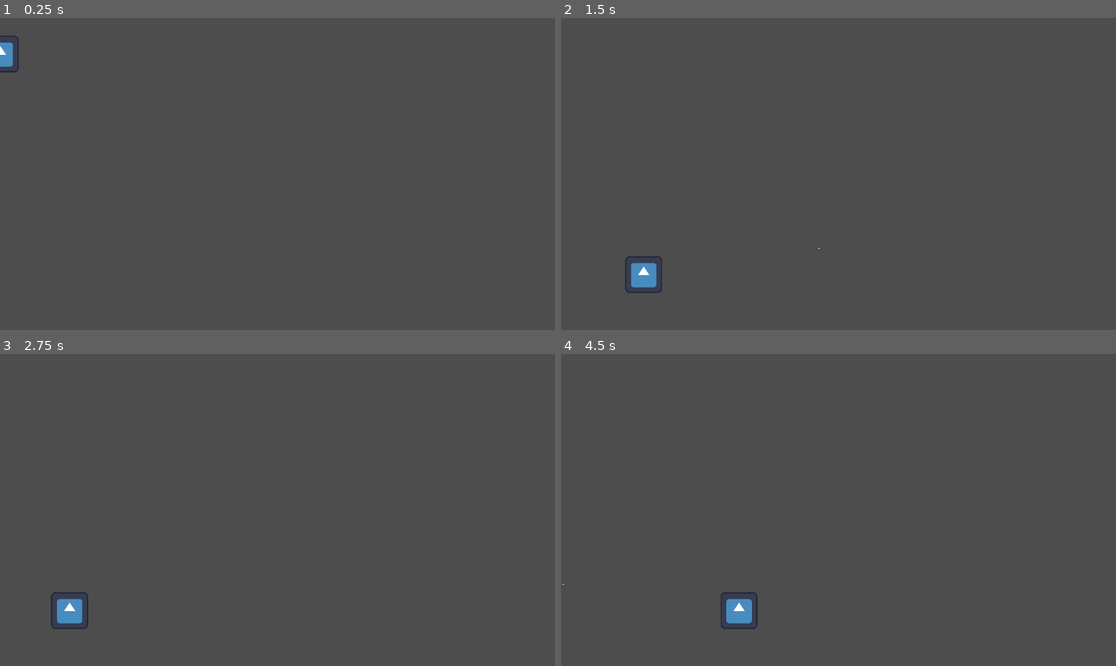
Above: before the commit, frames 1-4 (two rows, left to right).
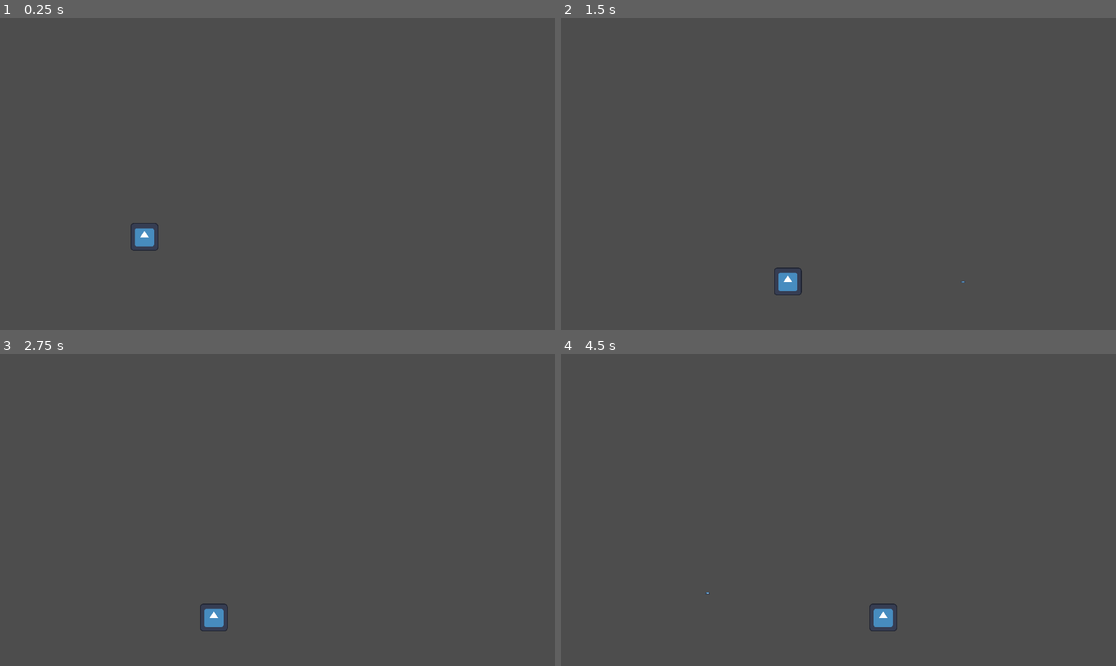
Above: after the commit, the same moments.

Repository: bkerz/shooter
Game: Godot game, scene res://main.tscn
The game is run twice, just before and just after one commit, with the same random seed, the same clock (stepped at 60 frames per second) and the same inputs. The engine's default icon, where the game draws it, is replaced by a stand-in: a white triangle on a blue panel in a dark square.
Inputs:
- Up to frame 1 (0.25 s): no input
- Up to frame 2 (1.5 s): tap Enter (ui_accept) at 0.5, 0.77 s; hold Right (ui_right) from 0.53 s (still down); tap J (shoot) at 0.6, 1.35 s
- Up to frame 3 (2.75 s): tap Enter (ui_accept) at 1.52 s; release Right (ui_right) at 2.03 s; hold Left (ui_left) from 2.03 s (still down); tap J (shoot) at 2.1 s
- Up to frame 4 (4.5 s): release Left (ui_left) at 2.78 s; hold Right (ui_right) 2.78-4.28 s; tap J (shoot) at 2.85, 3.6, 4.35 s; tap Enter (ui_accept) at 3.02, 3.77 s; hold Left (ui_left) from 4.28 s (still down)

The runs differ from the first frame. In frame 1, 0.5% of the frame differs, in the area x 0-29%, y 5-75%; in frame 2, 0.7%; in frame 3, 0.8%, in the area x 9-42%, y 76-89%; in frame 4, 0.8%.

Commit message:
feat: make player a little smaller
Player root Node new scale: (0.75, 0.75). This way levels looks with a
little more space to move around.

Diff:
--- a/main.tscn
+++ b/main.tscn
@@ -26,6 +26,7 @@
 shape = SubResource("RectangleShape2D_ca3wq")
 
 [node name="Player" parent="." instance=ExtResource("2_tot6n")]
+position = Vector2(499, 638)
 
 [node name="ShootTimer" type="Timer" parent="."]
 wait_time = 0.5
--- a/player.tscn
+++ b/player.tscn
@@ -5,18 +5,18 @@
 [ext_resource type="PackedScene" uid="uid://dml8bfji14h1f" path="res://bullet.tscn" id="2_j5vic"]
 
 [sub_resource type="RectangleShape2D" id="RectangleShape2D_my0uq"]
-size = Vector2(65, 176)
+size = Vector2(65, 161.333)
 
 [node name="Player" type="CharacterBody2D"]
+scale = Vector2(0.75, 0.75)
 script = ExtResource("1_ntkc8")
 bullet = ExtResource("2_j5vic")
 
 [node name="CollisionShape2D" type="CollisionShape2D" parent="."]
-position = Vector2(0, 5.00006)
+position = Vector2(0, -2)
 scale = Vector2(2, -0.818182)
 shape = SubResource("RectangleShape2D_my0uq")
 
 [node name="Sprite2D" type="Sprite2D" parent="."]
-position = Vector2(1, 4)
-scale = Vector2(1, 0.992188)
+position = Vector2(1, -1.5)
 texture = ExtResource("2_c2ivv")
